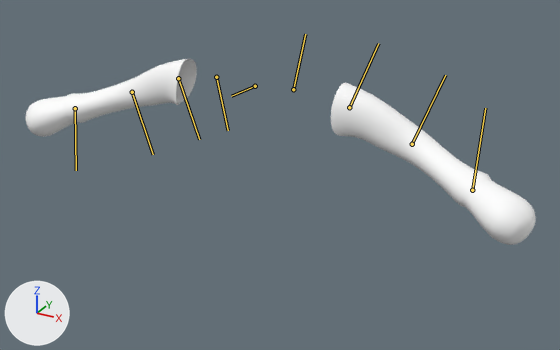
What one commit did to the FBX model Assets/Models/Player/CH_Player.fbx.
One viewpoint serves both versions: a 50 mm lens placed at (0.0264, -0.0444, 0.0455), pointed at (0.0021, -0.0002, 0.0235). The axes (+X, +Y, +Z) are drawn at lower left. The lights are the same throughout. Both versions are drawn at frame 11 of the action 'Take 001'; the numbers are the values there. The bones that bend it are drawn over the model as lines.

Names of what the first picture shows: 'Adult'.
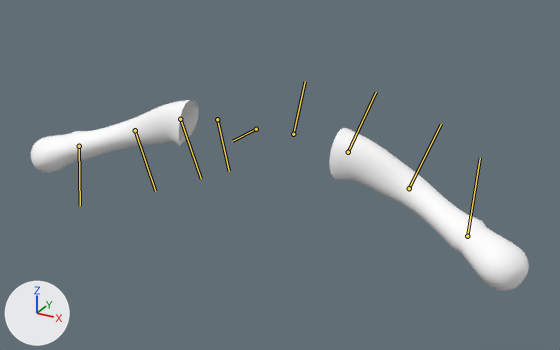
Patch to the scene script:
```diff
--- a/Assets/Models/Player/CH_Player.fbx.py
+++ b/Assets/Models/Player/CH_Player.fbx.py
@@ bone_upperspine @@
 bone_upperspine = bpy.data.objects['Armature'].pose.bones['UpperSpine']  # child of 'Root'
-bone_upperspine.location = (0.317, 0.016, 0.0)
+bone_upperspine.location = (0.0, 0.0, 0.0)
```

Changed parts and their boxes [x1, y1, x2, y2] in the pictures (560 x 350 px):
'Adult', posed: before [25, 59, 536, 245]; after [31, 100, 529, 291]
bone 'UpperSpine', root to tip: before (255, 86) to (231, 96); after (256, 129) to (232, 141)
